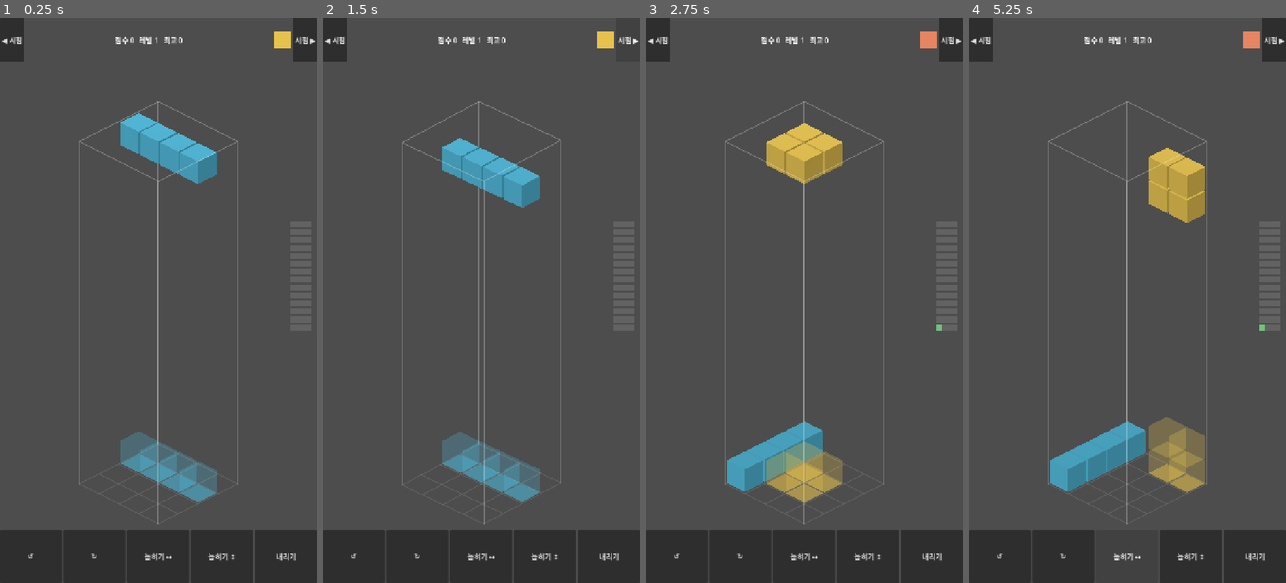
Above: before the commit, frames 1-4 (left to right).
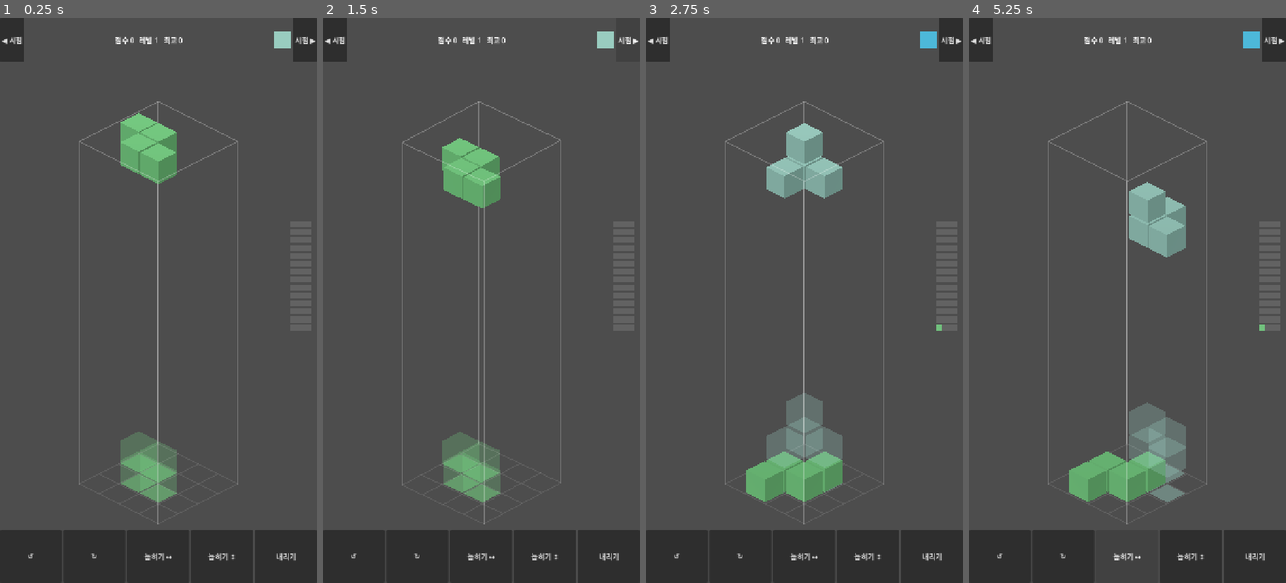
Above: after the commit, the same moments.

Repository: kjw5541a-hash/blockbox
Game: Godot game, scene res://scenes/main.tscn
Two runs of this game, one before a commit and one after it. Both use one fixed random seed, a clock stepped at 60 frames per second and the inputs below.
Inputs (mouse positions are in pixels of both pictures, inside the frame that each line leads up to):
- Up to frame 1 (0.25 s): no input
- Up to frame 2 (1.5 s): click "◀ 시점" at 0.5 s; click "시점 ▶" at 1.25 s
- Up to frame 3 (2.75 s): tap Enter at 2 s; move the mouse to (874, 272) at 2.02 s; hold Right from 2.03 s (still down); tap Z at 2.1 s; click (874, 272) at 2.17 s; tap Space at 2.27 s
- Up to frame 4 (5.25 s): release Right at 2.75 s; click "↺" at 2.75 s; drag from (1064, 328) to (1111, 413) at 3.52 s; click "↻" at 4.25 s; click "눕히기 ↔" at 5 s

The runs differ from the first frame. In frame 1, 5.2% of the frame differs, in the area x 38-92%, y 2-86%; in frame 2, 5.3%; in frame 3, 6.9%; in frame 4, 9.2%, in the area x 25-92%, y 2-86%.

Commit message:
feat: 비평면 조각 3종 추가
Piece.SHAPES에 오른나사/왼나사/삼각 3종을 추가해 8종으로 확장한다.
새 조각이 실제로 평면 하나에 담기지 않는지, 회전이 킥 탐색을 거쳐도
보드 밖으로 나가지 않는지 검증하는 테스트를 추가한다.

Diff:
--- a/scripts/piece.gd
+++ b/scripts/piece.gd
@@ -13,6 +13,10 @@
 	3: [Vector3i(0, 0, 0), Vector3i(1, 0, 0), Vector3i(2, 0, 0), Vector3i(1, 0, 1)],  # T
 	4: [Vector3i(0, 0, 0), Vector3i(1, 0, 0), Vector3i(1, 0, 1), Vector3i(2, 0, 1)],  # S
 	5: [Vector3i(0, 0, 0), Vector3i(1, 0, 0), Vector3i(2, 0, 0), Vector3i(2, 0, 1)],  # L
+	# 비평면 3종. 6번과 7번은 서로 거울상이며 3D 회전으로 겹칠 수 없다.
+	6: [Vector3i(0, 0, 0), Vector3i(1, 0, 0), Vector3i(1, 1, 0), Vector3i(1, 1, 1)],  # 오른나사
+	7: [Vector3i(0, 0, 1), Vector3i(1, 0, 1), Vector3i(1, 1, 1), Vector3i(1, 1, 0)],  # 왼나사
+	8: [Vector3i(0, 0, 0), Vector3i(1, 0, 0), Vector3i(0, 1, 0), Vector3i(0, 0, 1)],  # 삼각
 }
 
 var kind := 0
--- a/tests/test_game.gd
+++ b/tests/test_game.gd
@@ -17,6 +17,7 @@
 	_test_lock_reset_survives_reground()
 	_test_ghost_matches_hard_drop()
 	_test_rotate_keeps_piece_inside()
+	_test_new_shapes_rotate_within_board()
 	_test_rotate_never_overlaps()
 	_test_kick_order_prefers_horizontal()
 	_test_layer_clear_scores()
@@ -169,6 +170,22 @@
 		for c in g.current.world_cells():
 			assert(Board.in_bounds(c), "회전 결과 셀 %s 이 보드 밖" % c)
 
+func _test_new_shapes_rotate_within_board() -> void:
+	# 비평면 조각 3종(6,7,8)을 스폰 위치에서 세 축 모두로 킥 탐색까지 포함해
+	# 회전시켜도 결과 셀이 항상 보드 안에 있어야 한다.
+	for kind in [6, 7, 8]:
+		var g := _make_game()
+		g.start(kind)
+		var p := Piece.create(kind)
+		p.origin = g.spawn_origin_for(p)
+		g.current = p
+		for axis in [Piece.AXIS_X, Piece.AXIS_Y, Piece.AXIS_Z]:
+			for dir in [1, -1]:
+				g.rotate(axis, dir)
+				assert(g.current != null, "조각 %d 회전 중 사라지면 안 된다" % kind)
+				for c in g.current.world_cells():
+					assert(Board.in_bounds(c), "조각 %d 회전 결과 셀 %s 이 보드 밖" % [kind, c])
+
 func _test_rotate_never_overlaps() -> void:
 	var g := _make_game()
 	g.start(12)
--- a/tests/test_piece.gd
+++ b/tests/test_piece.gd
@@ -6,11 +6,12 @@
 	_test_four_rotations_identity()
 	_test_rotation_is_reversible()
 	_test_world_cells()
+	_test_new_shapes_are_non_planar()
 	print("test_piece: OK")
 	quit()
 
 func _test_shape_sanity() -> void:
-	assert(Piece.SHAPES.size() == 5, "1단계 조각은 5종이어야 한다")
+	assert(Piece.SHAPES.size() == 8, "2단계 조각은 8종이어야 한다")
 	for kind in Piece.SHAPES:
 		var p := Piece.create(kind)
 		assert(p.cells.size() == 4, "조각 %d 는 셀이 4개여야 한다" % kind)
@@ -67,6 +68,21 @@
 	for i in p.cells.size():
 		assert(world[i] == p.cells[i] + Vector3i(2, 3, 1), "world_cells 가 origin 을 더하지 않았다")
 
+func _test_new_shapes_are_non_planar() -> void:
+	# 6, 7, 8번은 비평면(진짜 3D) 조각이어야 한다: 어느 축으로도 x=c, y=c, z=c
+	# 평면 하나에 다 담기면 안 되므로 x/y/z 값이 각각 2가지 이상 나와야 한다.
+	for kind in [6, 7, 8]:
+		var cells := Piece.create(kind).cells
+		var xs := {}
+		var ys := {}
+		var zs := {}
+		for c in cells:
+			xs[c.x] = true
+			ys[c.y] = true
+			zs[c.z] = true
+		assert(xs.size() > 1 and ys.size() > 1 and zs.size() > 1,
+			"조각 %d 는 평면 하나에 담긴다 (비평면이어야 한다)" % kind)
+
 func _same_cells(a: Array[Vector3i], b: Array[Vector3i]) -> bool:
 	if a.size() != b.size():
 		return false
